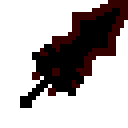
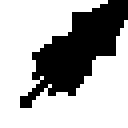
Revision of a layered 128 × 128 image; what changed, layer by layer:
added layer "Copie de Copie de Calque" (overlay, 94%) above "Copie de Calque" over [32, 8, 120, 96]
painted on "Copie de Calque" over [32, 8, 120, 96]
"Calque #2": blend darken → overlay, painted on it over [32, 0, 128, 96]
painted on "Calque #1" over [32, 0, 128, 96]
